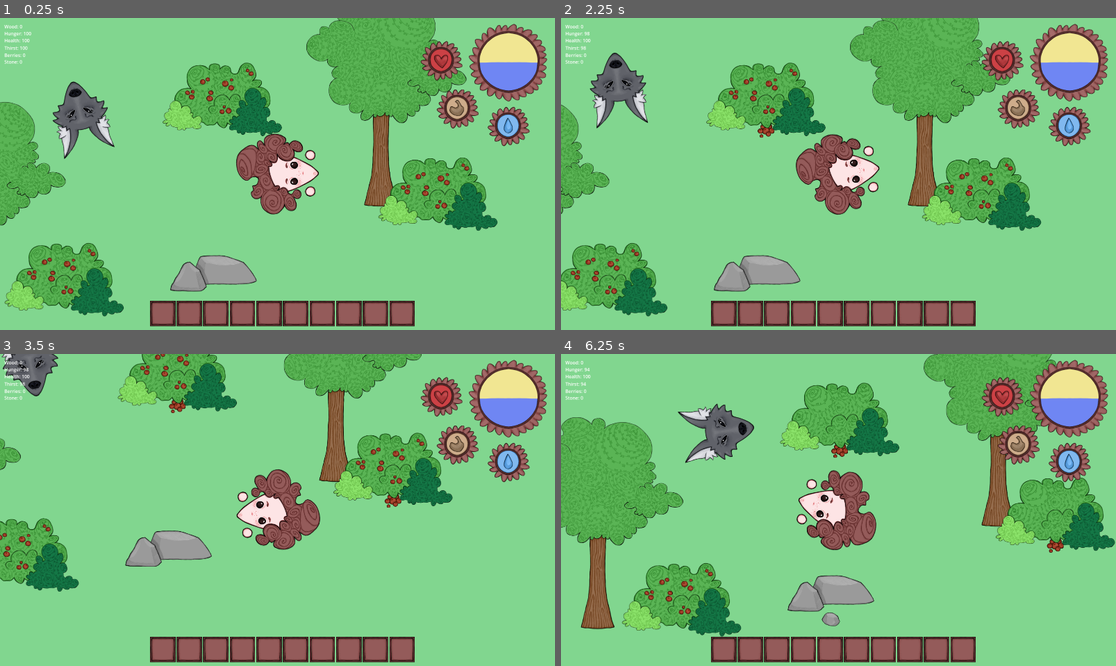
Above: before the commit, frames 1-4 (two rows, left to right).
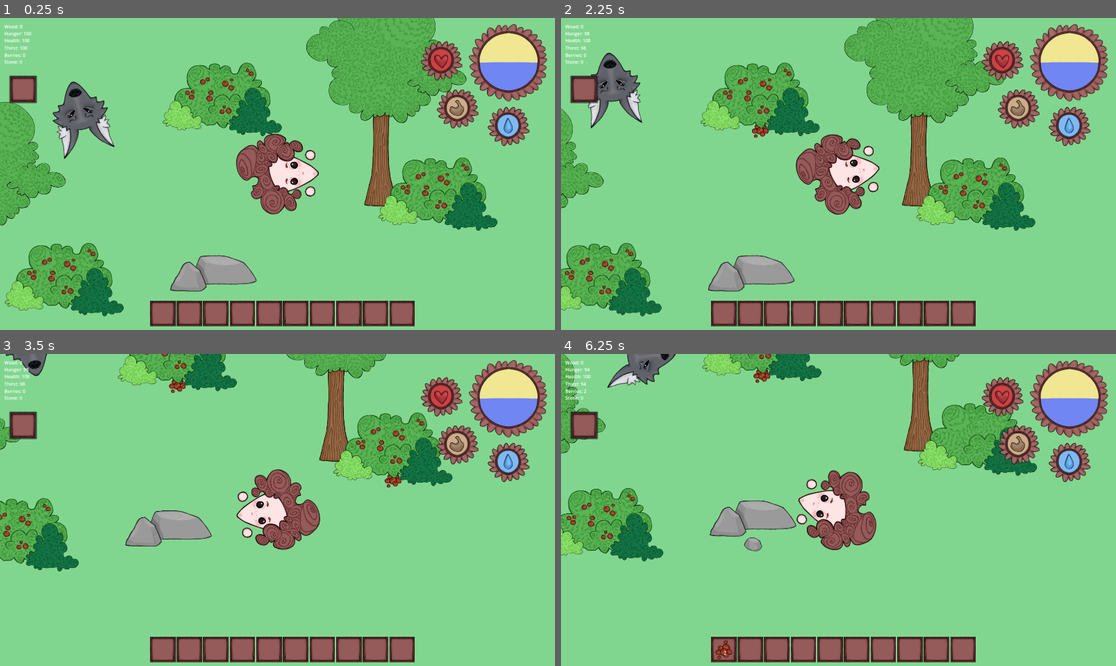
Above: after the commit, the same moments.

Repository: 7riciu/survival-game
Game: Godot game, scene res://scenes/game.tscn
Two runs of this game, one before a commit and one after it. Both use one fixed random seed, a clock stepped at 60 frames per second and the inputs below.
Inputs (mouse positions are in pixels of both pictures, inside the frame that each line leads up to):
- Up to frame 1 (0.25 s): no input
- Up to frame 2 (2.25 s): click (583, 89) at 0.52 s; click (721, 314) at 1.27 s; tap Enter at 2 s; move the mouse to (960, 158) at 2.02 s; hold Right (right) from 2.03 s (still down); tap E (e) at 2.1 s
- Up to frame 3 (3.5 s): move the mouse to (166, 525) at 2.77 s; release Right (right) at 2.78 s; hold Down (down) from 2.78 s (still down); click (166, 525) at 2.85 s; tap E (e) at 3.05 s
- Up to frame 4 (6.25 s): move the mouse to (894, 441) at 3.52 s; release Down (down) at 3.53 s; hold Right (right) 3.53-4.28 s; tap E (e) at 3.6, 4.55, 5.3, 5.85 s; move the mouse to (810, 572) at 4.27 s; hold Up (up) 4.28-5.03 s; tap Alt at 4.35 s; move the mouse to (1005, 556) at 5.02 s; hold Left (left) from 5.03 s (still down); tap Shift at 5.1 s; move the mouse to (672, 463) at 5.77 s

The runs differ from the first frame. In frame 1, 0.5% of the frame differs, in the area x 1-7%, y 18-28%; in frame 2, 9.6%; in frame 3, 14%; in frame 4, 31%, in the area x 0-100%, y 0-98%.

Commit message:
Started to work on a crafting menu :)

Diff:
--- /dev/null
+++ b/crafting.gd
@@ -0,0 +1,11 @@
+extends Node
+
+
+# Called when the node enters the scene tree for the first time.
+func _ready() -> void:
+	pass # Replace with function body.
+
+
+# Called every frame. 'delta' is the elapsed time since the previous frame.
+func _process(delta: float) -> void:
+	pass
--- /dev/null
+++ b/crafting_recipes.gd
@@ -0,0 +1,19 @@
+extends Node
+
+const RECIPES = {
+	"sword": {
+		"icon": preload("res://assets/pickaxe.png"),
+		"requires": {
+			"wood": 10,
+			"stone": 10
+		}
+	},
+
+	"pickaxe": {
+		"icon": preload("res://assets/pickaxe.png"),
+		"requires": {
+			"wood": 10,
+			"stone": 10
+		}
+	}
+}
--- a/project.godot
+++ b/project.godot
@@ -14,6 +14,10 @@
 run/main_scene="uid://b4esk8eblrhvn"
 config/features=PackedStringArray("4.5", "GL Compatibility")
 config/icon="res://icon.svg"
+
+[autoload]
+
+recipes="*res://crafting_recipes.gd"
 
 [display]
 
--- /dev/null
+++ b/scenes/crafting_button.tscn
@@ -0,0 +1,21 @@
+[gd_scene load_steps=3 format=3 uid="uid://b0u27jjfpiqce"]
+
+[ext_resource type="Script" uid="uid://bg6h0e36d0rvf" path="res://scripts/crafting_button.gd" id="1_p2eb4"]
+[ext_resource type="Texture2D" uid="uid://da86lfs60tona" path="res://assets/slot.png" id="1_pff4a"]
+
+[node name="Crafting_button" type="Control"]
+layout_mode = 3
+anchor_right = 0.05
+anchor_bottom = 0.089
+offset_bottom = -0.12000275
+grow_horizontal = 2
+grow_vertical = 2
+
+[node name="Button" type="Button" parent="."]
+layout_mode = 0
+offset_right = 8.0
+offset_bottom = 8.0
+icon = ExtResource("1_pff4a")
+script = ExtResource("1_p2eb4")
+
+[connection signal="button_down" from="Button" to="Button" method="_on_button_down"]
--- /dev/null
+++ b/scenes/crafting_item.tscn
@@ -0,0 +1,20 @@
+[gd_scene load_steps=3 format=3 uid="uid://ppohqg0s1wpg"]
+
+[ext_resource type="Script" uid="uid://cm35d87aujbas" path="res://scripts/crafting_item.gd" id="1_an03w"]
+[ext_resource type="Texture2D" uid="uid://da86lfs60tona" path="res://assets/slot.png" id="2_wkp4j"]
+
+[node name="Crafting_item" type="Button"]
+offset_right = 8.0
+offset_bottom = 8.0
+script = ExtResource("1_an03w")
+
+[node name="TextureRect" type="TextureRect" parent="."]
+layout_mode = 0
+offset_right = 218.0
+offset_bottom = 88.0
+texture = ExtResource("2_wkp4j")
+
+[node name="Label" type="Label" parent="."]
+layout_mode = 0
+offset_right = 40.0
+offset_bottom = 23.0
--- /dev/null
+++ b/scenes/crafting_menu.tscn
@@ -0,0 +1,28 @@
+[gd_scene load_steps=2 format=3 uid="uid://dqsd06vdicy1a"]
+
+[ext_resource type="Script" uid="uid://defs44pw3ahmv" path="res://scripts/crafting_menu.gd" id="1_uiuyx"]
+
+[node name="Crafting" type="Control"]
+layout_mode = 3
+anchors_preset = 15
+anchor_right = 1.0
+anchor_bottom = 1.0
+grow_horizontal = 2
+grow_vertical = 2
+script = ExtResource("1_uiuyx")
+
+[node name="ColorRect" type="ColorRect" parent="."]
+layout_mode = 0
+offset_left = 89.0
+offset_top = 162.0
+offset_right = 528.0
+offset_bottom = 841.0
+
+[node name="ScrollContainer" type="ScrollContainer" parent="ColorRect"]
+layout_mode = 0
+offset_left = -1.0
+offset_right = 440.0
+offset_bottom = 680.0
+
+[node name="GridContainer" type="GridContainer" parent="ColorRect/ScrollContainer"]
+layout_mode = 2
--- a/scenes/game.tscn
+++ b/scenes/game.tscn
@@ -277,36 +277,38 @@
 layer_0/tile_data = PackedInt32Array(327685, 720896, 3, 393221, 720896, 3, 458756, 720896, 3, 524292, 720896, 3, 589828 …(95026 unchanged characters)…
 
 [node name="player" parent="." instance=ExtResource("1_uwrxv")]
+z_index = 1
 position = Vector2(701, 533)
 
 [node name="Camera2D" type="Camera2D" parent="player"]
 
 [node name="tree" parent="." instance=ExtResource("2_yqjtg")]
-z_index = 1
+z_index = 2
 position = Vector2(1077, 324)
 
 [node name="UI" parent="." instance=ExtResource("3_lnu2h")]
 
 [node name="tree2" parent="." instance=ExtResource("2_yqjtg")]
-z_index = 1
+z_index = 2
 position = Vector2(-309, 678)
 
 [node name="lake" parent="." instance=ExtResource("2_lbhrr")]
 position = Vector2(901, -129)
 
 [node name="bush2" parent="." instance=ExtResource("5_iywne")]
-z_index = 2
+z_index = 3
 position = Vector2(510, 318)
 
 [node name="woolf" parent="." instance=ExtResource("15_ir15t")]
+z_index = 1
 position = Vector2(24, 392)
 
 [node name="bush3" parent="." instance=ExtResource("5_iywne")]
-z_index = 2
+z_index = 3
 position = Vector2(1256, 646)
 
 [node name="bush4" parent="." instance=ExtResource("5_iywne")]
-z_index = 2
+z_index = 3
 position = Vector2(-37, 942)
 
 [node name="rock" parent="." instance=ExtResource("8_gee14")]
--- a/scenes/ui.tscn
+++ b/scenes/ui.tscn
@@ -18,6 +18,7 @@
 [ext_resource type="Texture2D" uid="uid://b4vdyd5oc00uk" path="res://assets/thirst.png" id="14_f7tlh"]
 [ext_resource type="Texture2D" uid="uid://cc6qxc4x3lyc4" path="res://assets/hunger bar.png" id="15_rlppe"]
 [ext_resource type="Texture2D" uid="uid://bere6hsd7d6mr" path="res://assets/thirst bar.png" id="17_ycmcx"]
+[ext_resource type="PackedScene" uid="uid://b0u27jjfpiqce" path="res://scenes/crafting_button.tscn" id="19_jkdwc"]
 
 [node name="UI" type="CanvasLayer"]
 
@@ -175,6 +176,12 @@
 offset_bottom = 444.0
 texture = ExtResource("14_f7tlh")
 
+[node name="Crafting" parent="." instance=ExtResource("19_jkdwc")]
+offset_left = 32.0
+offset_top = 199.0
+offset_right = 32.0
+offset_bottom = 199.0
+
 [connection signal="pressed" from="axe" to="axe" method="_on_pressed"]
 [connection signal="pressed" from="pickaxe" to="pickaxe" method="_on_pressed"]
 [connection signal="pressed" from="sword" to="sword" method="_on_pressed"]
--- a/scripts/axe.gd
+++ b/scripts/axe.gd
@@ -1,5 +1,6 @@
 extends Button
 
+@onready var inventory = get_tree().get_first_node_in_group("inventory")
 @onready var player = get_tree().get_first_node_in_group("player")
 @onready var wood_ui = get_tree().get_first_node_in_group("wood_ui")
 @onready var wood = get_tree().get_first_node_in_group("wood")
@@ -19,8 +20,10 @@
 func _on_pressed() -> void:
 	if wood_ui.amount >= 10 and stone_ui.amount >= 10:
 		wood_ui.amount -= 10
-		wood_ui.text = "Wood: " + str(wood.wood)
+		wood_ui.text = "Wood: " + str(wood_ui.wood)
+		inventory.remove_item("wood", 10)
 		stone_ui.amount -= 10
-		stone_ui.text = "Stone: " + str(stone.stone)
+		stone_ui.text = "Stone: " + str(stone_ui.stone)
+		inventory.remove_item("stone", 10)
 		player.axe_power = 20
 		print("bought")
--- /dev/null
+++ b/scripts/crafting_button.gd
@@ -0,0 +1,4 @@
+extends Control
+
+func _on_button_down() -> void:
+	print("crafting")
--- /dev/null
+++ b/scripts/crafting_item.gd
@@ -0,0 +1,12 @@
+extends Button
+
+var item_id
+var recipe
+
+@onready var image = $TextureRect
+@onready var label = $Label
+
+func setup(id, data):
+	item_id = id
+	recipe = data
+	image.texture = data.texture
--- /dev/null
+++ b/scripts/crafting_menu.gd
@@ -0,0 +1,10 @@
+extends Control
+
+@onready var grid = $ColorRect/ScrollContainer/GridContainer
+var crafting_item_scene = preload("res://scripts/crafting_item.gd")
+
+func _ready():
+	for item_id in recipes.RECIPES:
+		var button = crafting_item_scene.instantiate()
+		button.setup(item_id, recipes.RECIPES[item_id])
+		grid.add_child(button)
--- a/scripts/pickaxe.gd
+++ b/scripts/pickaxe.gd
@@ -1,5 +1,6 @@
 extends Button
 
+@onready var inventory = get_tree().get_first_node_in_group("inventory")
 @onready var player = get_tree().get_first_node_in_group("player")
 @onready var wood_ui = get_tree().get_first_node_in_group("wood_ui")
 @onready var wood = get_tree().get_first_node_in_group("wood")
@@ -19,7 +20,9 @@
 	if wood_ui.amount >= 10 and stone_ui.amount >= 10:
 		wood_ui.amount -= 10
 		wood_ui.text = "Wood: " + str(wood_ui.amount)
+		inventory.remove_item("wood", 10)
 		stone_ui.amount -= 10
 		stone_ui.text = "Stone: " + str(stone_ui.amount)
+		inventory.remove_item("stone", 10)
 		player.pickaxe_power = 20
 		print("bought")
--- a/scripts/player.gd
+++ b/scripts/player.gd
@@ -13,7 +13,7 @@
 @onready var anim = $AnimatedSprite2D
 
 var health = 100
-var speed = 300.0
+var speed = 400.0
 var hunger = 100
 var thirst = 100
 
Not shown, added: crafting.gd.uid
Not shown, added: crafting_recipes.gd.uid
Not shown: 1 places in scenes/ui.tscn that only renumber resources
Not shown, added: scripts/crafting_button.gd.uid
Not shown, added: scripts/crafting_item.gd.uid
Not shown, added: scripts/crafting_menu.gd.uid
